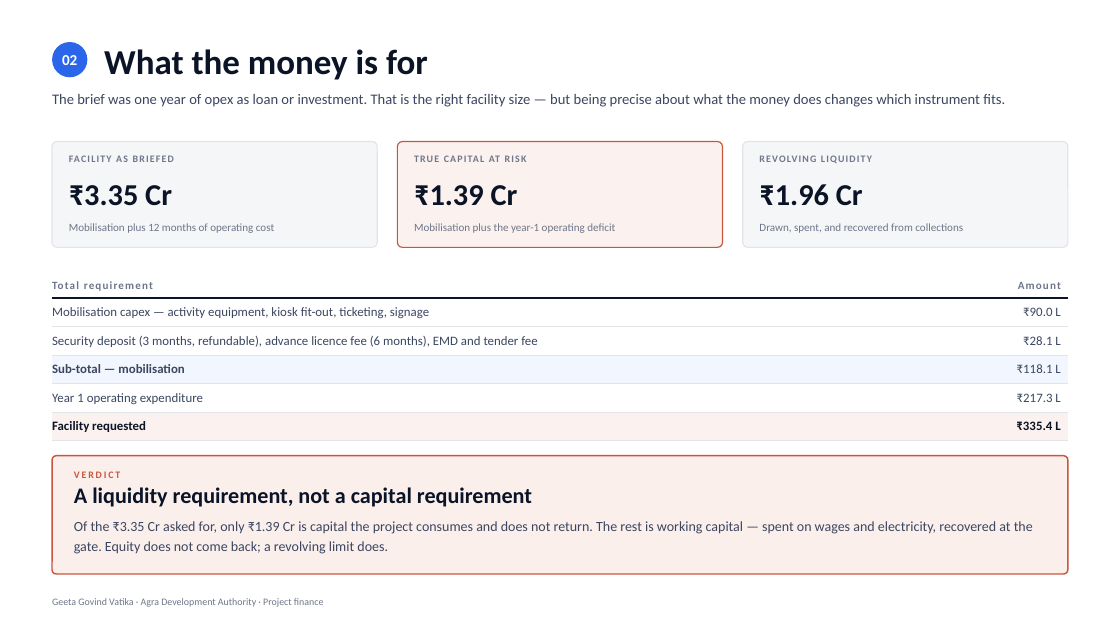
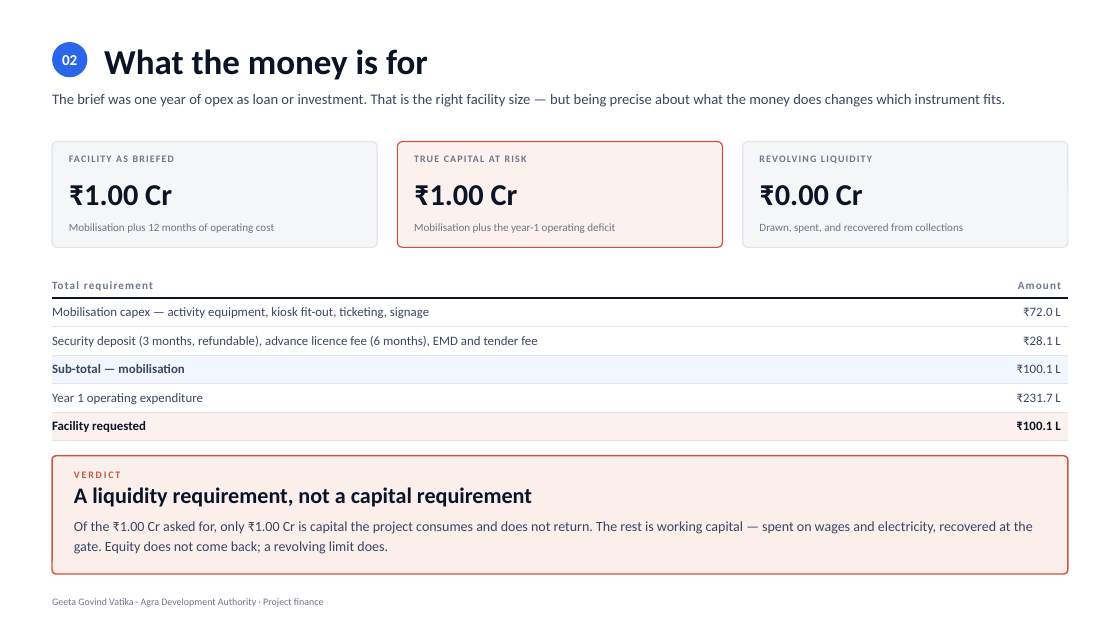
Before and after one commit to eodcfo/vappl-deck, a slide deck: slide 3 of pptx/EOD-Geeta-Govind-Vatika-Project-Finance.pptx. Drawn at 1120x630 pixels with LibreOffice and Linux fonts; fonts in the diff are those of the drawing. Boxes give left, top, right and bottom in pixels: in the first picture for what was removed or moved away, otherwise in the second. Text is boxed around its words. In the diff, an @@ line names an element or a change of style, - is before the commit and + after.

```diff
--- a/pptx/EOD-Geeta-Govind-Vatika-Project-Finance.pptx
+++ b/pptx/EOD-Geeta-Govind-Vatika-Project-Finance.pptx
@@ text at bbox=[69, 185, 172, 206]: text changed @@
-₹3.35 Cr
+₹1.00 Cr
@@ text at bbox=[414, 185, 518, 206]: text changed @@
-₹1.39 Cr
+₹1.00 Cr
@@ text at bbox=[759, 185, 863, 206]: text changed @@
-₹1.96 Cr
+₹0.00 Cr
@@ table at bbox=[52, 270, 1068, 436] @@
-row 2, column 2: ₹90.0 L
+row 2, column 2: ₹72.0 L
-row 4, column 2: ₹118.1 L
+row 4, column 2: ₹100.1 L
-row 5, column 2: ₹217.3 L
+row 5, column 2: ₹231.7 L
-row 6, column 2: ₹335.4 L
+row 6, column 2: ₹100.1 L
@@ text at bbox=[74, 521, 1033, 554]: text changed @@
-Of the ₹3.35 Cr asked for, only ₹1.39 Cr is capital the project consumes and does not return. The rest is working capital — spent on wages and electricity, recovered at the gate. Equity does not come back; a revolving limit does.
+Of the ₹1.00 Cr asked for, only ₹1.00 Cr is capital the project consumes and does not return. The rest is working capital — spent on wages and electricity, recovered at the gate. Equity does not come back; a revolving limit does.
```
Also in this commit, not shown: 12 other slides changed, 14 other files.
